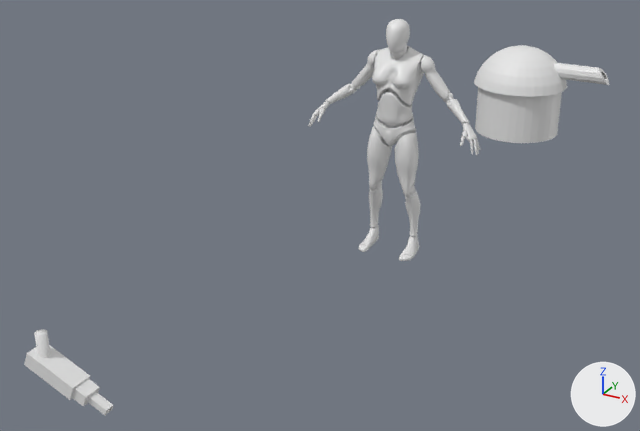
Two versions of the FBX model Content/Blender/camera.fbx, one commit apart.
Rendered twice from a 50 mm camera at (2.58, -9.12, 3.08) aimed at (-0.55, -3.43, 0.23). Every picture has the same lights, and +X, +Y and +Z are marked at lower right.

Script lines for the objects in view, before the commit:
```python
me_circle_002 = bpy.data.meshes.new('Circle.002')
me_circle_002.from_pydata(...)  # 335 vertices, 293 faces; spans x -0.601..0.801, y -0.488..0.488, z -0.65..0.266
me_cube = bpy.data.meshes.new('Cube')
me_cube.from_pydata(...)  # 56 vertices, 43 faces; spans x -0.27..0.291, y -0.071..0.071, z -0.166..0.227
me_sk_femmequin_lod0_001 = bpy.data.meshes.new('SK_Femmequin_LOD0.001')
me_sk_femmequin_lod0_001.from_pydata(...)  # 20827 vertices, 41018 faces; spans x -0.69..0.69, y -0.15..0.2, z 0.0..1.81
# faces by material slot: [40970, 48]
me_sk_femmequin_lod0_001.materials.append(mat_m_ue4man_body)  # white #e7e7e7
me_sk_femmequin_lod0_001.materials.append(mat_m_ue4man_chestlogo)  # white #e7e7e7
ob_cube = bpy.data.objects.new('Cube', me_cube)
ob_cube.location = (-0.741, -6.055, 0.209)
ob_sk_femmequin_lod0 = bpy.data.objects.new('SK_Femmequin_LOD0', me_sk_femmequin_lod0_001)
ob_sk_femmequin_lod0.location = (0.0, -3.287, 0.0)
ob_turret = bpy.data.objects.new('Turret', me_circle_002)
ob_turret.location = (0.113, 0.0, 0.697)
```
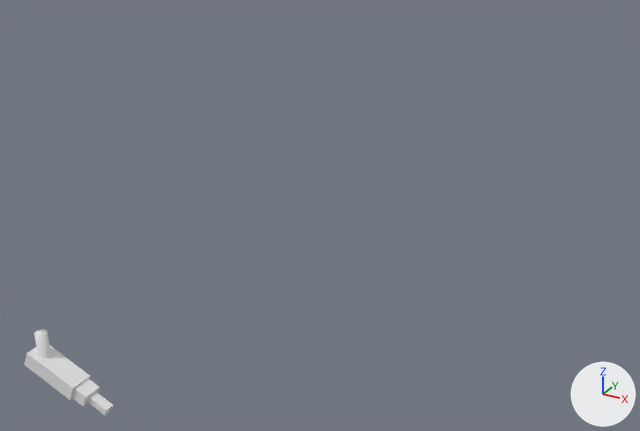
Diff of the bpy script that builds the scene:
```diff
--- a/Content/Blender/camera.fbx.py
+++ b/Content/Blender/camera.fbx.py
@@ ob_sk_femmequin_lod0 @@
-ob_sk_femmequin_lod0 = bpy.data.objects.new('SK_Femmequin_LOD0', me_sk_femmequin_lod0_001)
-ob_sk_femmequin_lod0.location = (0.0, -3.287, 0.0)
@@ ob_turret @@
-ob_turret = bpy.data.objects.new('Turret', me_circle_002)
-ob_turret.location = (0.113, 0.0, 0.697)
```

Location of each change, (x1, y1, x2, y2) in pixels of the pictures (640 x 431 px):
'SK_Femmequin_LOD0', deleted
    before: (308, 19, 480, 261)
    faces in mat_m_ue4man_body (white #e7e7e7): (308, 19, 480, 261)
    faces in mat_m_ue4man_chestlogo (white #e7e7e7): (382, 60, 402, 76)
'Turret', deleted
    before: (474, 45, 609, 143)
